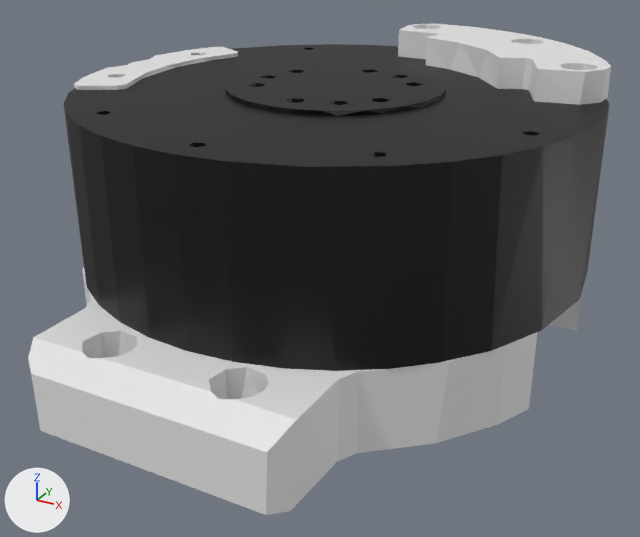
The COLLADA model meshes/arm/v10/visual/link0.dae as it was, and as the next commit left it.
One viewpoint serves both versions: a 50 mm lens placed at (0.0944, -0.179, 0.1009), pointed at (0.0004, -0.0081, 0.0155). Lighting does not change. The marker at lower left points along +X, +Y and +Z. The picture after the commit comes second.

The first picture shows 'link0'.
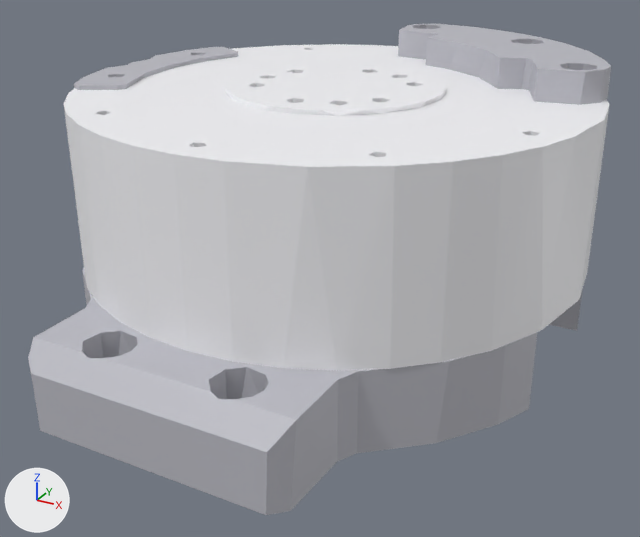
What differs and where, as boxes (x1, y1, x2, y2) in the pictures (640 x 537 px):
'link0', recoloured (white to light grey): (28, 24, 611, 515) in both

Patch to the scene script:
```diff
--- a/meshes/arm/v10/visual/link0.dae.py
+++ b/meshes/arm/v10/visual/link0.dae.py
@@ mat_材质 @@
 mat_材质 = principled_material('材质')
-mat_材质.base_color = (0.8, 0.8, 0.8)  # white #e7e7e7
+mat_材质.base_color = (0.5, 0.5, 0.55)  # light grey #bcbcc4
@@ mat_材质_001 @@
 mat_材质_001 = principled_material('材质.001')
-mat_材质_001.base_color = (0.0, 0.0, 0.0)  # black #000000
+mat_材质_001.base_color = (0.92, 0.92, 0.95)  # white #f6f6f9
```
